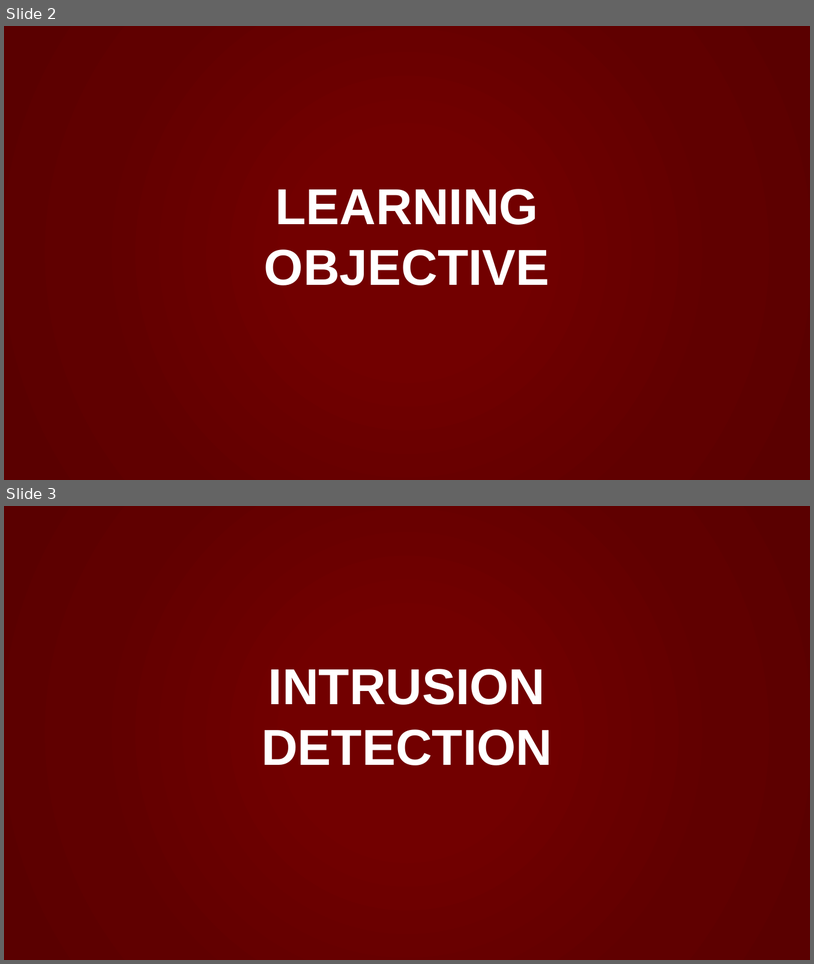
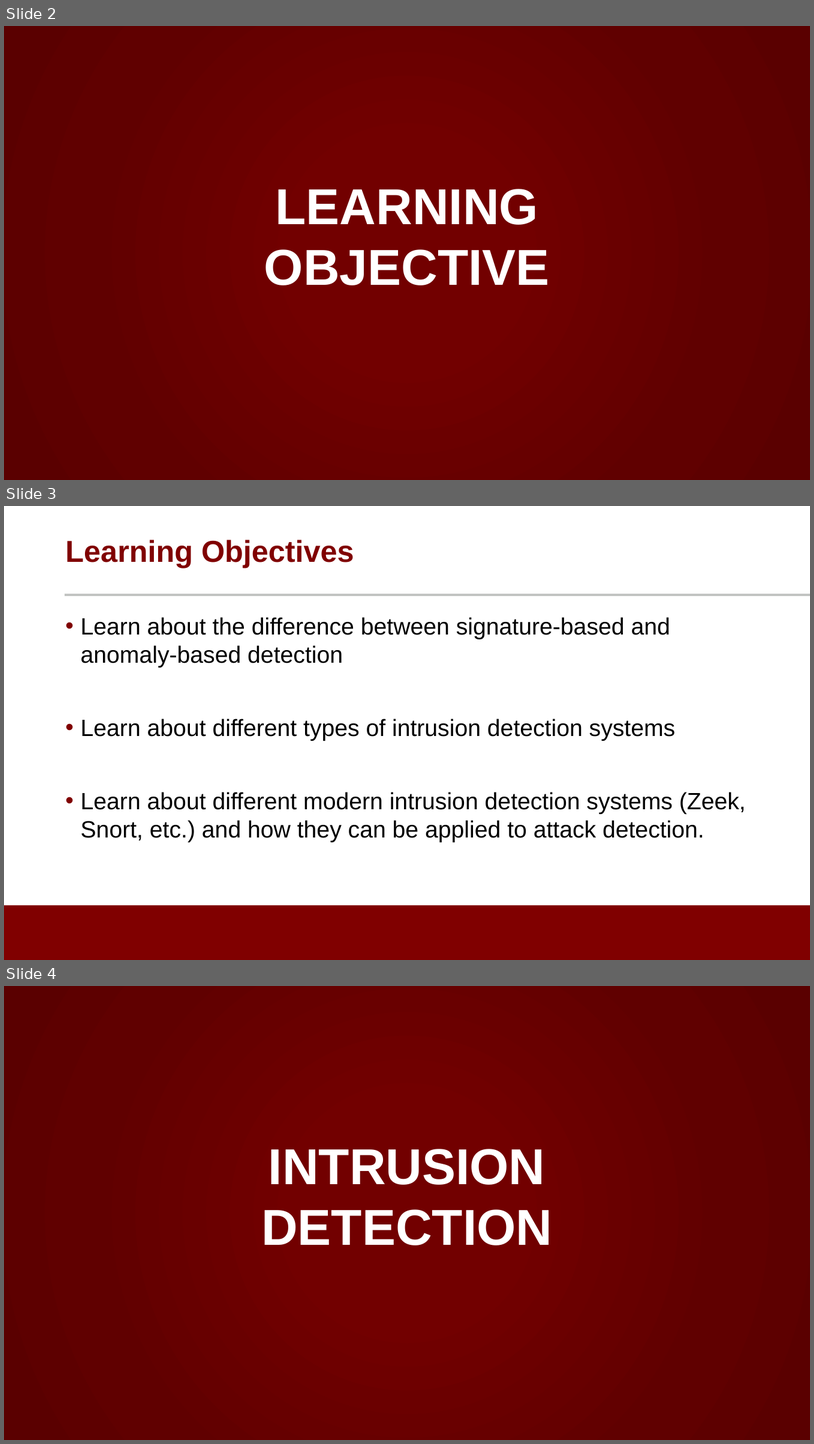
Before and after one commit to noise-lab/ML-Cybersecurity, a slide deck: module-3/ppt/3.1-Intrusion Detection Systems.pptx. Shown one above the other, each under a label of ours: slides 2 and 3 before the commit, slides 2, 3 and 4 after it. The pictures are 814x964 and 814x1444 pixels, drawn with LibreOffice and Linux fonts; fonts in the diff are those of the drawing; background and template pictures are left out. Boxes give left, top, right and bottom in pixels: in the first picture for what was removed or moved away, otherwise in the second. Text is boxed around its words. In the diff, an @@ line names an element or a change of style, - is before the commit and + after.

```diff
--- a/module-3/ppt/3.1-Intrusion Detection Systems.pptx
+++ b/module-3/ppt/3.1-Intrusion Detection Systems.pptx
@@ slide 3 added at <box>4,506,810,960</box>, background #FFFFFF @@
@@ title added at <box>65,540,354,568</box>, 36 pt, text #800000, bold @@
+Learning Objectives
@@ line added from (65, 595) to (810, 595), #C2C4C2 3 pt @@
@@ text added at <box>81,617,746,842</box>, 28 pt, text #000000 @@
+• Learn about the difference between signature-based and anomaly-based detection
+• Learn about different types of intrusion detection systems
+• Learn about different modern intrusion detection systems (Zeek, Snort, etc.) and how they can be applied to attack detection.
@@ rectangle added at <box>4,905,810,960</box>, fill #800000 @@
@@ what was slide 3 is now slide 4 @@
```
Also in this commit, not shown: 1 other slide added, 4 other files.
